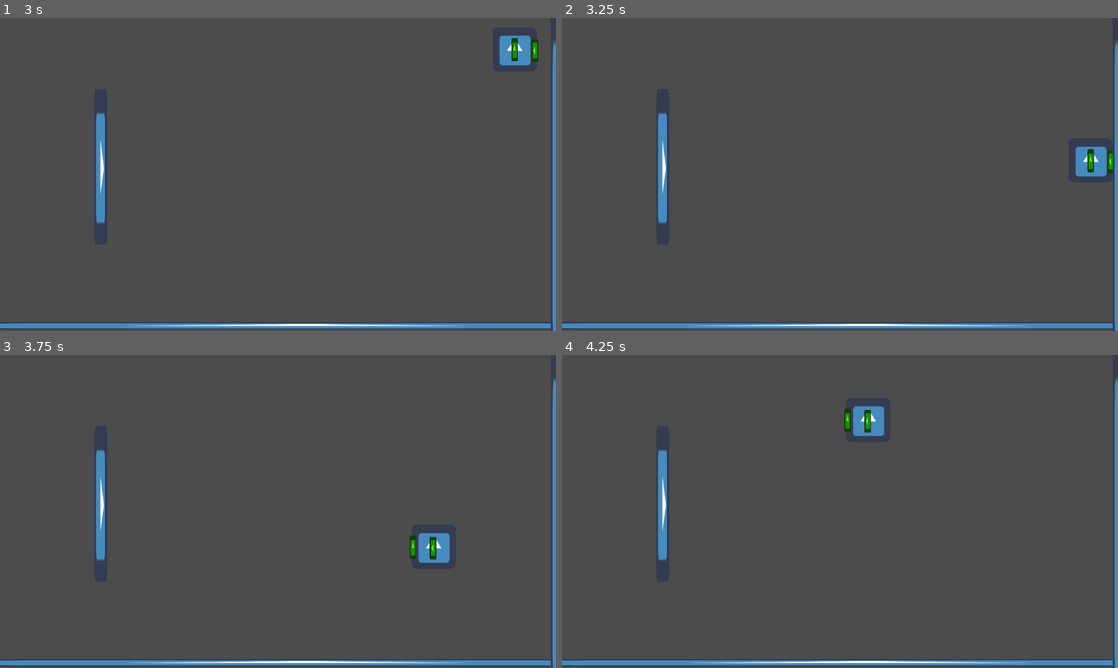
Above: before the commit, frames 1-4 (two rows, left to right).
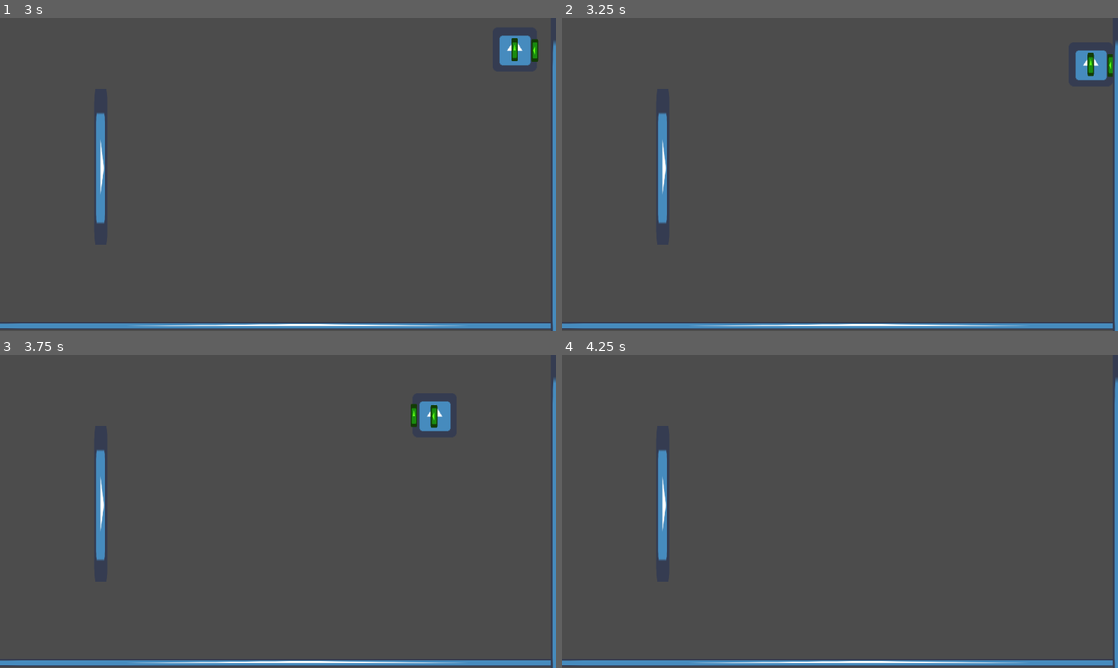
Above: after the commit, the same moments.

Repository: Hexanix/Flighter
Game: Godot game, scene res://Scenes/Main.tscn
Two runs of this game, one before a commit and one after it. Both use one fixed random seed, a clock stepped at 60 frames per second and the inputs below. The engine's default icon, where the game draws it, is replaced by a stand-in: a white triangle on a blue panel in a dark square.
Inputs:
- Up to frame 1 (3 s): hold Right (ui_right) 0.53-1.28 s; tap Space (dash) every 0.75 s from 0.6 to 2.85 s; tap Z (wingflap) at 0.77, 1.07, 1.52, 1.82 s; hold Left (ui_left) 1.28-2.03 s; hold Right (ui_right) from 2.03 s (still down); tap Enter at 2.75 s
- Up to frame 2 (3.25 s): keep holding Right (ui_right); tap Z (wingflap) at 3.02 s
- Up to frame 3 (3.75 s): tap Z (wingflap) at 3.32 s; release Right (ui_right) at 3.53 s; hold Left (ui_left) from 3.53 s (still down); tap Space (dash) at 3.6 s
- Up to frame 4 (4.25 s): keep holding Left (ui_left); tap Z (wingflap) at 3.77, 4.07 s

Frame 1 is identical in both runs. In frame 2, 1.2% of the frame differs, in the area x 92-100%, y 10-51%; in frame 3, 1.3%, in the area x 73-82%, y 14-67%; in frame 4, 0.6%.

Commit message:
Cling working, State change entirely in loops
Changed Wall_Cling to work in the loop instead of via signals, in order to not disrupt the flow of state changing

Diff:
--- a/Scenes/Main.tscn
+++ b/Scenes/Main.tscn
@@ -1,10 +1,11 @@
-[gd_scene load_steps=9 format=2]
+[gd_scene load_steps=11 format=2]
 
 [ext_resource path="res://Scripts/Areas/AreaCling.gd" type="Script" id=1]
 [ext_resource path="res://Scenes/Player.tscn" type="PackedScene" id=2]
 [ext_resource path="res://Scripts/Terrain/Ground.gd" type="Script" id=3]
 [ext_resource path="res://icon.png" type="Texture" id=4]
 [ext_resource path="res://Scripts/Terrain/Wall.gd" type="Script" id=5]
+[ext_resource path="res://Scripts/Areas/AreaSlip.gd" type="Script" id=6]
 
 [sub_resource type="RectangleShape2D" id=1]
 extents = Vector2( 611.408, 12.928 )
@@ -14,6 +15,9 @@
 
 [sub_resource type="RectangleShape2D" id=3]
 extents = Vector2( 98.5602, 16.3291 )
+
+[sub_resource type="RectangleShape2D" id=4]
+extents = Vector2( 55.6905, 7.64905 )
 
 [node name="Main" type="Node"]
 
@@ -86,3 +90,14 @@
 __meta__ = {
 "_edit_lock_": true
 }
+
+[node name="AreaCling" type="Area2D" parent="World/LeftWall"]
+collision_layer = 32
+collision_mask = 2
+script = ExtResource( 6 )
+
+[node name="CollisionShape2D" type="CollisionShape2D" parent="World/LeftWall/AreaCling"]
+modulate = Color( 0.372549, 1, 0.2, 1 )
+light_mask = -2147483647
+position = Vector2( 81.1186, -13.6523 )
+shape = SubResource( 4 )
--- a/Scenes/Player.tscn
+++ b/Scenes/Player.tscn
@@ -60,9 +60,3 @@
 __meta__ = {
 "_edit_lock_": true
 }
-[connection signal="area_entered" from="playerBody/RightArea" to="playerBody" method="_on_RightArea_area_entered"]
-[connection signal="area_exited" from="playerBody/RightArea" to="playerBody" method="_on_RightArea_area_exited"]
-[connection signal="body_entered" from="playerBody/RightArea" to="playerBody" method="_on_RightArea_body_entered"]
-[connection signal="area_entered" from="playerBody/LeftArea" to="playerBody" method="_on_LeftArea_area_entered"]
-[connection signal="area_exited" from="playerBody/LeftArea" to="playerBody" method="_on_LeftArea_area_exited"]
-[connection signal="body_entered" from="playerBody/LeftArea" to="playerBody" method="_on_LeftArea_body_entered"]
--- /dev/null
+++ b/Scripts/Areas/AreaSlip.gd
@@ -0,0 +1,22 @@
+extends Area2D
+
+#onready var groupsTerrain = get_node("/root/groupsTerrainType")
+onready var groupsTerrainArea = get_node("/root/groupsTerrainArea")
+
+#Area-specific variables
+export var slipFactor = 5
+
+func group_adding():
+	#WallCling
+	add_to_group(groupsTerrainArea.WALL_CLING)
+	pass
+
+func _ready():
+	#Add to groups
+	group_adding()
+
+	pass
+
+func _process(delta):
+
+	pass
--- a/Scripts/PlayerBody.gd
+++ b/Scripts/PlayerBody.gd
@@ -25,6 +25,10 @@
 #World Variables
 export var frict = 0.6
 export var gravity = 2.3
+
+#Areas
+onready var areaLeft = get_node("LeftArea")
+onready var areaRight = get_node("RightArea")
 
 #Singletons
 onready var groupsTerrain = get_node("/root/groupsTerrainType")
@@ -89,6 +93,7 @@
 	gravity *= speedVertical/15
 
 
+
 	#Velocity initialized#
 	velocity_HorLimit = Vector2(acceleration*-8,acceleration*8);
 	velocity_VerLimit = Vector2(speedVertical*-0.7, gravity*5)
@@ -96,7 +101,7 @@
 
 
 	#We start midair#
-	currentMoveState = stateMovement.idle_air
+	currentMoveState = stateMovement.idle_ground
 	currentActionState = stateAction.neutral
 	pass
 
@@ -145,9 +150,24 @@
 
 #Checks in proccess if states should be changed due to PlayerBody interactions
 func state_handle():
-	#If it is not changed, it stays in the air.
+	#Set initial currentMoveState to Idle Air
+	currentMoveState = stateMovement.idle_air
+
 	if velocityDash.x != 0 or velocityDash.y != 0:
 		currentMoveState = stateMovement.dash
+		pass
+
+	#This is horrendous, I want to make it prettier.
+	if areaRight.get_overlapping_areas().size() > 0:
+		if areaRight.get_overlapping_areas()[0].get_groups().has(groupsTerrainArea.WALL_CLING):
+			currentMoveState = stateMovement.wall_cling
+			pass
+		pass
+
+	elif areaLeft.get_overlapping_areas().size() > 0:
+		if areaLeft.get_overlapping_areas()[0].get_groups().has(groupsTerrainArea.WALL_CLING):
+			currentMoveState = stateMovement.wall_cling
+			pass
 		pass
 
 	#Set initial state to airborne
@@ -160,7 +180,6 @@
 
 		pass
 
-	#Check if colliding with any terrain
 	for i in range(get_slide_count()):
 		var currentCollider = get_slide_collision(i).get_collider()
 
@@ -176,7 +195,6 @@
 				currentMoveState = stateMovement.moving_ground
 				return
 				pass
-
 		#WALL
 		elif currentMoveState == stateMovement.wall_cling:
 			print("woa")
@@ -268,38 +286,38 @@
 #Checks in proccess if states should be changed due to AREA interactions
 #Area-On-Area collision handling
 
-#Switch state and change is_clinging bool (might be obsolete)
-func _on_RightArea_area_entered(area):
-
-	if area.is_in_group(groupsTerrainArea.WALL_CLING):
-		print("right")
-		#velocity.y = area.slipFactor
-		currentMoveState = stateMovement.wall_cling
-		is_clinging = true
-		pass
-
-func _on_LeftArea_area_exited(area):
-
-	if area.is_in_group(groupsTerrainArea.WALL_CLING):
-		print("off-left")
-
-		currentMoveState = stateMovement.idle_air
-		is_clinging = false
-		pass # Replace with function body.
-
-func _on_LeftArea_area_entered(area):
-	if area.is_in_group(groupsTerrainArea.WALL_CLING):
-		print("left")
-		#velocity.y = area.slipFactor
-		currentMoveState = stateMovement.wall_cling
-		is_clinging = true
-		pass
-
-func _on_RightArea_area_exited(area):
-	if area.is_in_group(groupsTerrainArea.WALL_CLING):
-		print("off-right")
-		#velocity.y = area.slipFactor
-
-		currentMoveState = stateMovement.idle_air
-		is_clinging = false
-		pass # Replace with function body.
+##Switch state and change is_clinging bool (might be obsolete)
+#func _on_RightArea_area_entered(area):
+#
+#	if area.is_in_group(groupsTerrainArea.WALL_CLING):
+#		print("right")
+#		#velocity.y = area.slipFactor
+#		currentMoveState = stateMovement.wall_cling
+#		is_clinging = true
+#		pass
+#
+#func _on_LeftArea_area_exited(area):
+#
+#	if area.is_in_group(groupsTerrainArea.WALL_CLING):
+#		print("off-left")
+#
+#		currentMoveState = stateMovement.idle_air
+#		is_clinging = false
+#		pass # Replace with function body.
+##
+#func _on_LeftArea_area_entered(area):
+#	if area.is_in_group(groupsTerrainArea.WALL_CLING):
+#		print("left")
+#		#velocity.y = area.slipFactor
+#		currentMoveState = stateMovement.wall_cling
+#		is_clinging = true
+#		pass
+##
+#func _on_RightArea_area_exited(area):
+#	if area.is_in_group(groupsTerrainArea.WALL_CLING):
+#		print("off-right")
+#		#velocity.y = area.slipFactor
+#
+#		currentMoveState = stateMovement.idle_air
+#		is_clinging = false
+#		pass # Replace with function body.
